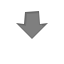
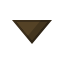
Layer changes from the first 64px x 64px image to the second:
renamed "Shape 1" to "Shape 1 copy", painted on it over [12, 11, 52, 44]
